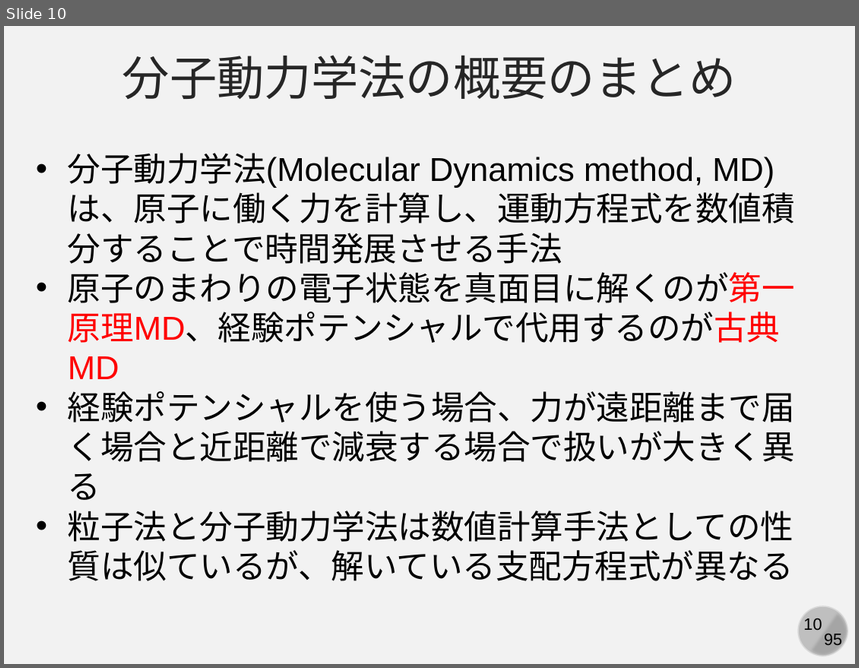
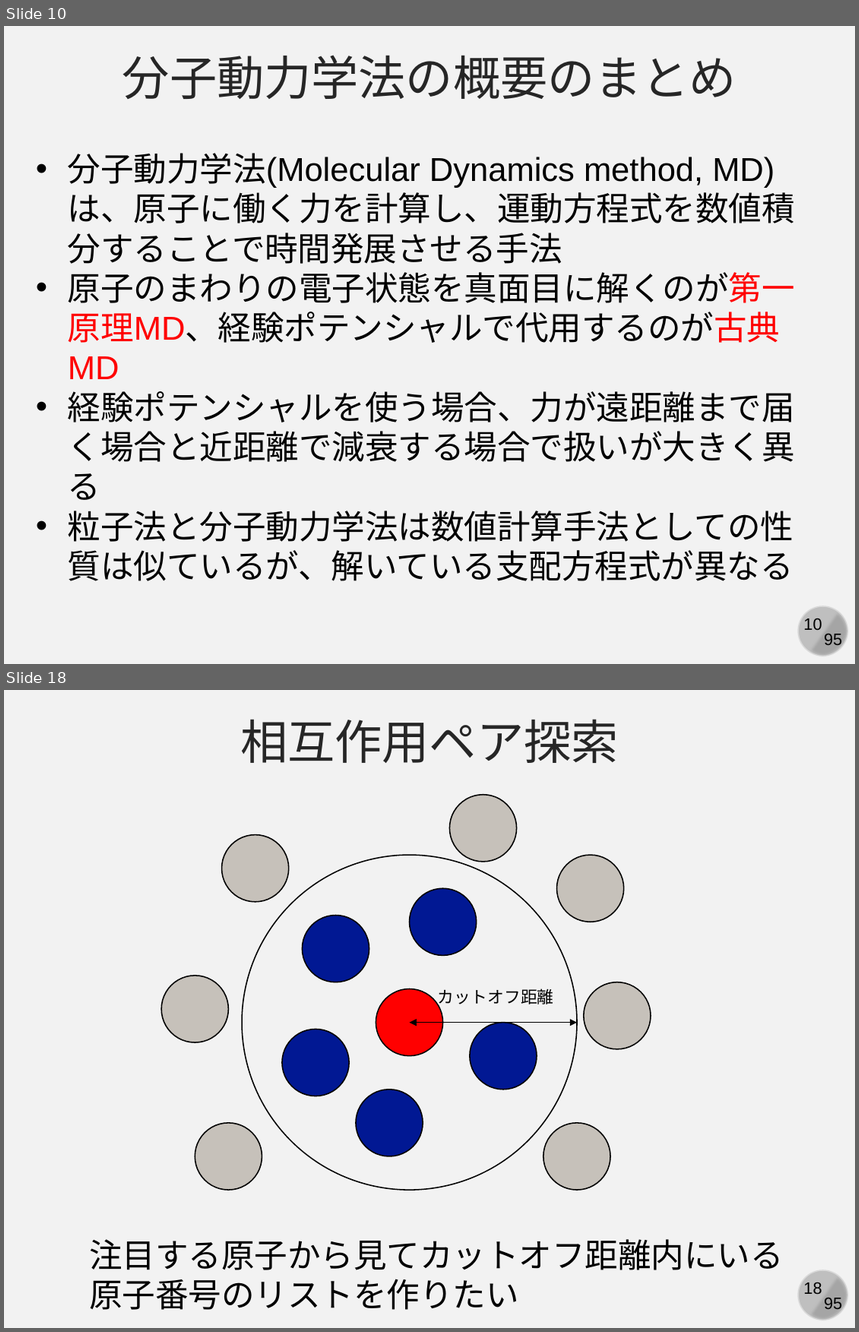
Before and after one commit to kaityo256/simulation_engineering, a slide deck: 07_md_implementation/simulation07.pptx. Shown one above the other, each under a label of ours: slide 10 before the commit, slides 10 and 18 after it; the slides between them are not shown. The pictures are 859x668 and 859x1332 pixels, drawn with LibreOffice and Linux fonts; fonts in the diff are those of the drawing. Boxes give left, top, right and bottom in pixels: in the first picture for what was removed or moved away, otherwise in the second. Text is boxed around its words. In the diff, an @@ line names an element or a change of style, - is before the commit and + after.

```diff
--- a/07_md_implementation/simulation07.pptx
+++ b/07_md_implementation/simulation07.pptx
@@ slide 18 added at bbox=[4, 690, 855, 1328], background #F2F2F2; not listed: 4 template elements that a slide beside it also shows @@
@@ text added at bbox=[240, 719, 618, 763], 40 pt, text #262626 @@
+相互作用ペア探索
@@ ellipse added at bbox=[450, 795, 517, 862], fill #C6C1BA, outline #000000 1 pt @@
@@ ellipse added at bbox=[222, 834, 289, 902], fill #C6C1BA, outline #000000 1 pt @@
@@ ellipse added at bbox=[243, 855, 578, 1191], outline #000000 1 pt @@
@@ ellipse added at bbox=[557, 855, 624, 923], fill #C6C1BA, outline #000000 1 pt @@
@@ ellipse added at bbox=[409, 888, 477, 955], fill #011893, outline #000000 1 pt @@
@@ ellipse added at bbox=[302, 916, 369, 983], fill #011893, outline #000000 1 pt @@
@@ ellipse added at bbox=[161, 976, 229, 1043], fill #C6C1BA, outline #000000 1 pt @@
@@ ellipse added at bbox=[584, 983, 651, 1050], fill #C6C1BA, outline #000000 1 pt @@
@@ ellipse added at bbox=[376, 989, 443, 1056], fill #FF0000, outline #000000 1 pt @@
@@ text added at bbox=[438, 989, 554, 1008], 14 pt, text #000000 @@
+カットオフ距離
@@ ellipse added at bbox=[282, 1030, 350, 1097], fill #011893, outline #000000 1 pt @@
@@ double arrow added from (409, 1023) to (577, 1023), #000000 0.5 pt @@
@@ ellipse added at bbox=[470, 1023, 537, 1090], fill #011893, outline #000000 1 pt @@
@@ ellipse added at bbox=[356, 1089, 423, 1157], fill #011893, outline #000000 1 pt @@
@@ ellipse added at bbox=[195, 1123, 262, 1191], fill #C6C1BA, outline #000000 1 pt @@
@@ ellipse added at bbox=[544, 1123, 611, 1191], fill #C6C1BA, outline #000000 1 pt @@
@@ text added at bbox=[89, 1239, 783, 1310], 28 pt, text #000000 @@
+注目する原子から見てカットオフ距離内にいる原子番号のリストを作りたい
```
Also in this commit, not shown: 6 slides changed, 5 other slides added.
